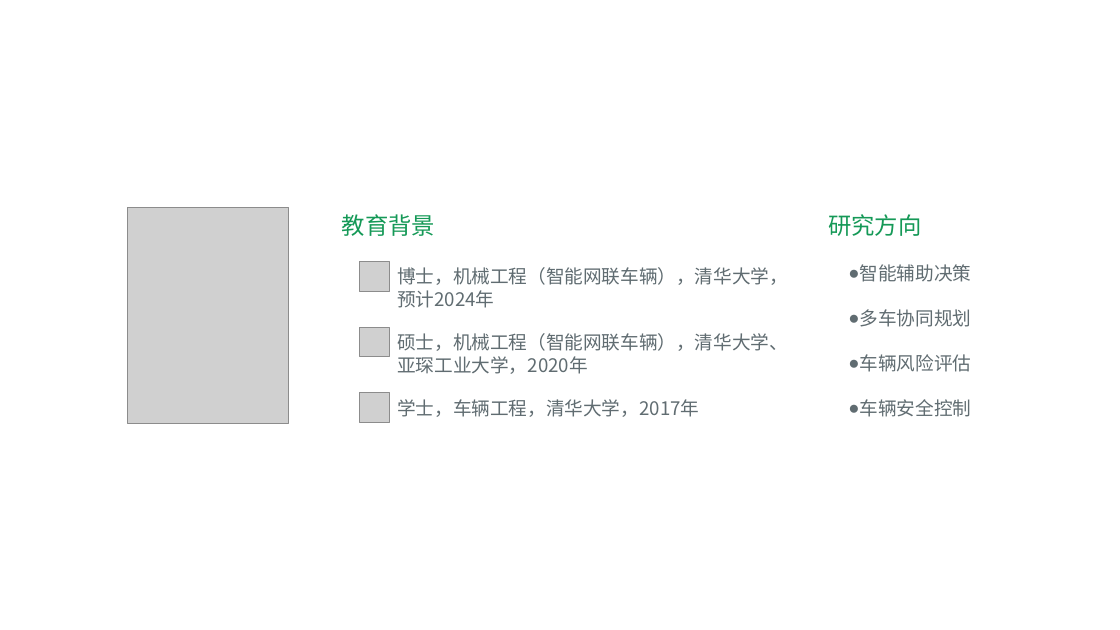
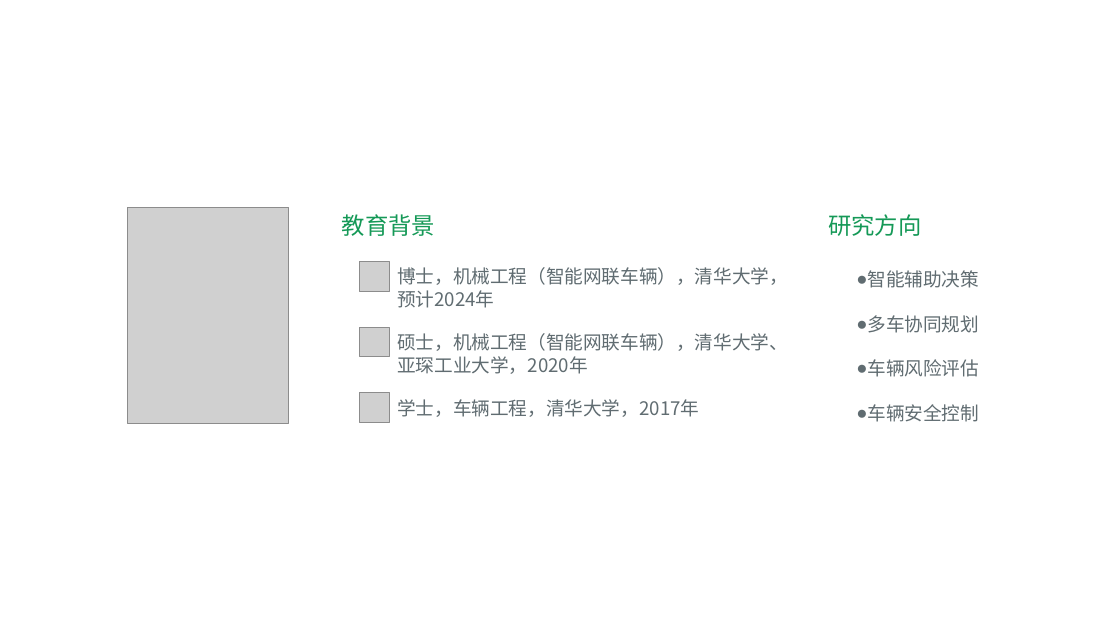
Before and after one commit to liuyicon20/liuyicon20.github.io, a slide deck: slide 1 of background.pptx. Drawn at 1120x630 pixels with LibreOffice and Linux fonts; fonts in the diff are those of the drawing; grey boxes stand for pictures. Boxes give left, top, right and bottom in pixels: in the first picture for what was removed or moved away, otherwise in the second. Text is boxed around its words. In the diff, an @@ line names an element or a change of style, - is before the commit and + after.

```diff
--- a/background.pptx
+++ b/background.pptx
@@ text "智能辅助决策": place and size @@
-text "智能辅助决策" at [860, 264, 972, 417]
+text "智能辅助决策" at [868, 270, 980, 422]
```
Also in this commit, not shown: 1 other file.
